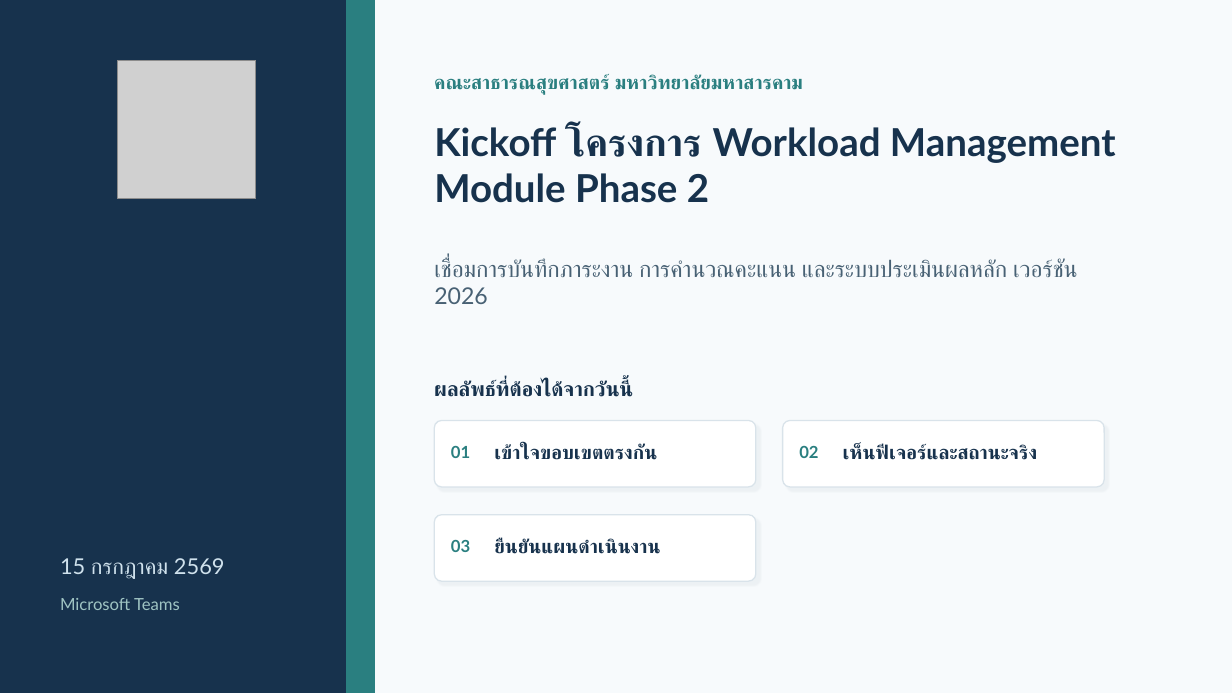
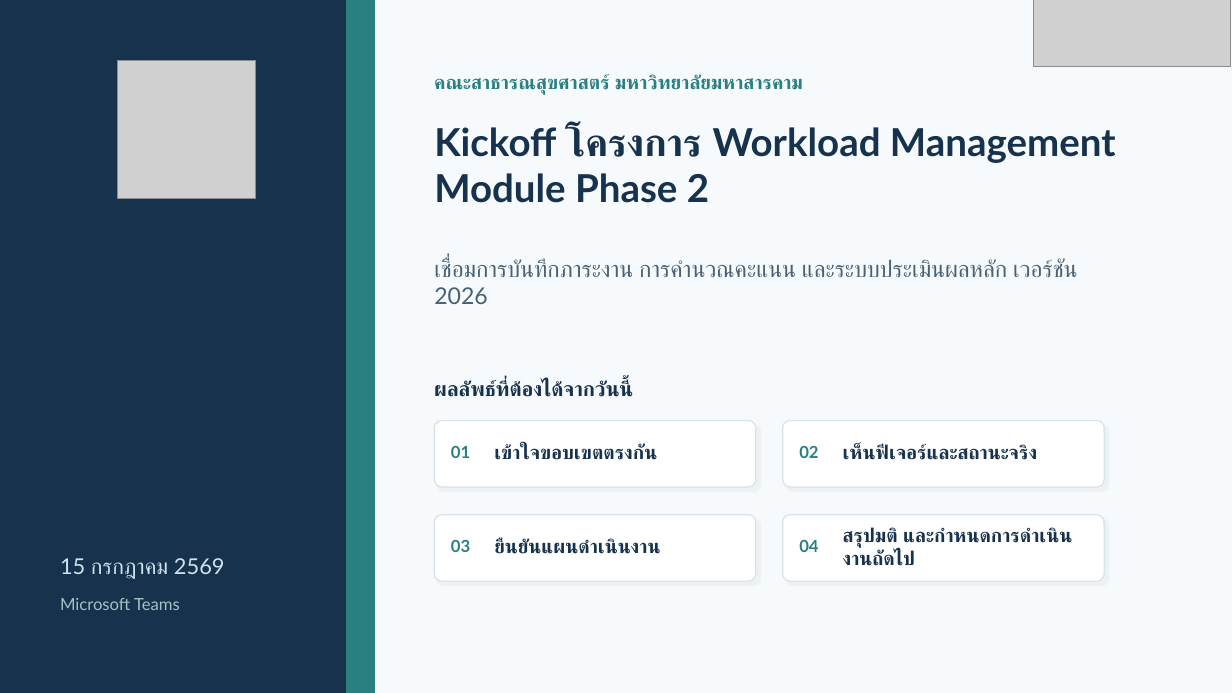
Before and after one commit to issenkku/issenkku-msu_eva-pass2, a slide deck: slide 1 of docs/kickoff/2026-07-15-kickoff-system-preview.pptx. Drawn at 1232x693 pixels with LibreOffice and Linux fonts; fonts in the diff are those of the drawing; grey boxes stand for pictures. Boxes give left, top, right and bottom in pixels: in the first picture for what was removed or moved away, otherwise in the second. Text is boxed around its words. In the diff, an @@ line names an element or a change of style, - is before the commit and + after.

```diff
--- a/docs/kickoff/2026-07-15-kickoff-system-preview.pptx
+++ b/docs/kickoff/2026-07-15-kickoff-system-preview.pptx
@@ picture added at (1033,0,1230,67) @@
@@ rounded rectangle added at (783,515,1104,581), fill #FFFFFF, outline #D9E3EA 1 pt @@
@@ text added at (843,527,1057,566), 15 pt, text #17324D, bold @@
+สรุปมติ และกำหนดการดำเนินงานถัดไป
@@ text added at (799,540,818,552), 13 pt, text #2A7F80, bold @@
+04
```
Also in this commit, not shown: 4 other slides changed, 8 other files.
